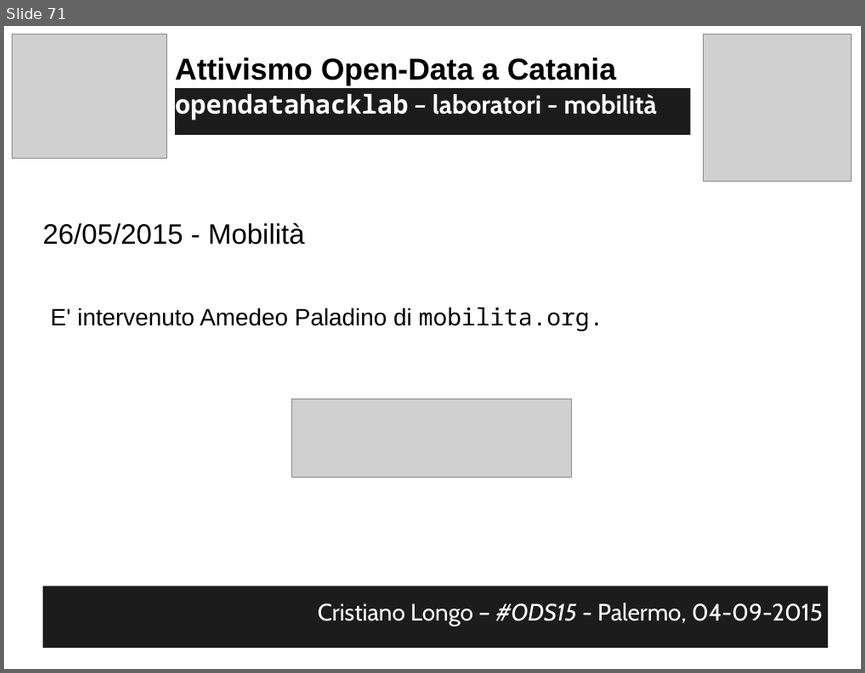
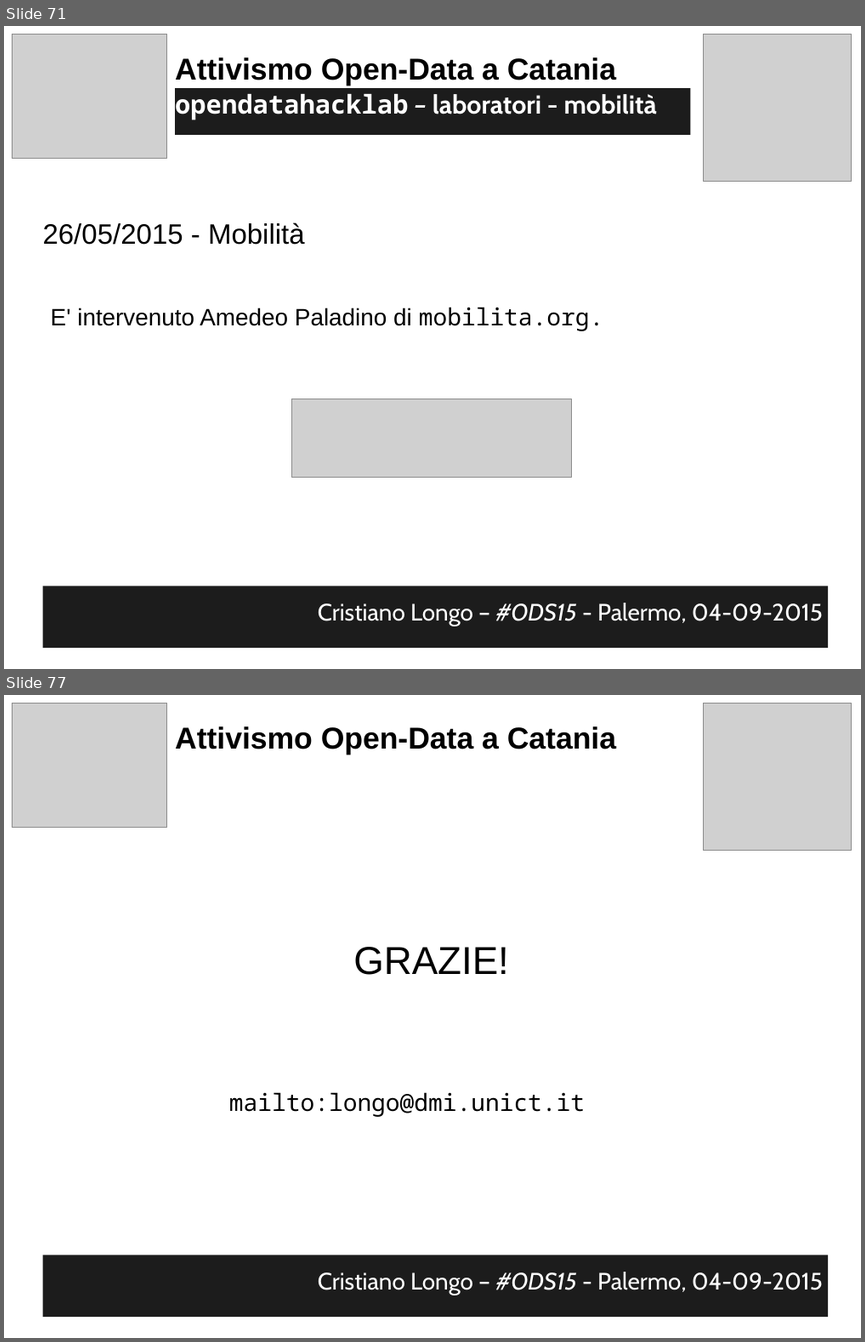
Before and after one commit to opendatahacklab/opendatahacklab.github.io, a slide deck: events/odt_ods15.odp. Shown one above the other, each under a label of ours: slide 71 before the commit, slides 71 and 77 after it; the slides between them are not shown. The pictures are 865x673 and 865x1342 pixels, drawn with LibreOffice and Linux fonts; fonts in the diff are those of the drawing; grey boxes stand for pictures. Boxes give left, top, right and bottom in pixels: in the first picture for what was removed or moved away, otherwise in the second. Text is boxed around its words. In the diff, an @@ line names an element or a change of style, - is before the commit and + after.

```diff
--- a/events/odt_ods15.odp
+++ b/events/odt_ods15.odp
@@ slide 77 added at [4, 695, 861, 1338], background #FFFFFF @@
@@ picture added at [12, 703, 167, 827] @@
@@ picture added at [704, 703, 851, 851] @@
@@ text added at [175, 726, 616, 755], 28 pt, text #000000, bold @@
+Attivismo Open-Data a Catania
@@ text added at [353, 947, 509, 975], 36 pt, text #000000 @@
+GRAZIE!
@@ text added at [229, 1092, 585, 1117], 22 pt, text #000000 @@
+mailto:longo@dmi.unict.it
@@ text added at [43, 1255, 828, 1316], fill #1C1C1C, 22 pt, text #FFFFFF @@
+Cristiano Longo – #ODS15 - Palermo, 04-09-2015
```
Also in this commit, not shown: 2 slides changed, 3 other slides added, 5 slides removed, 1 other file.
